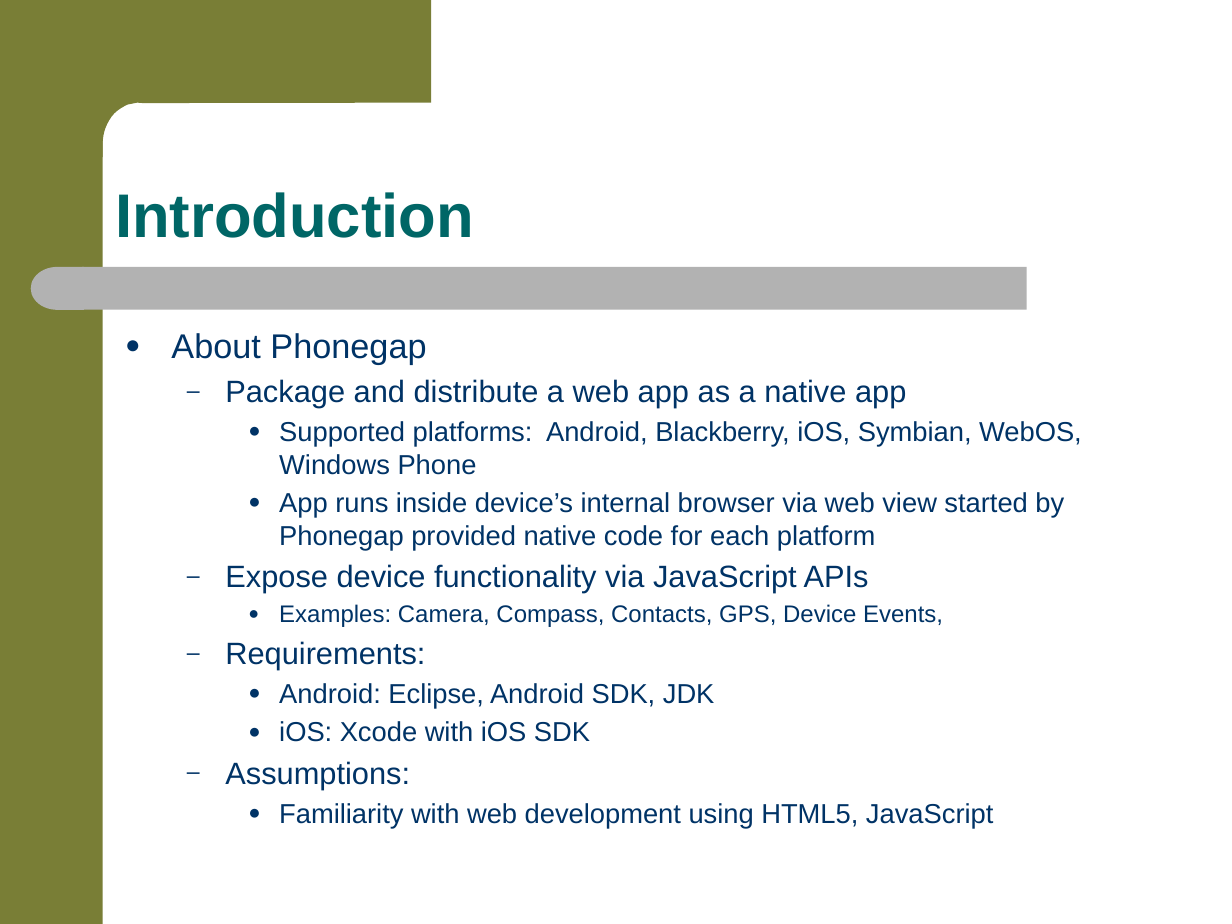
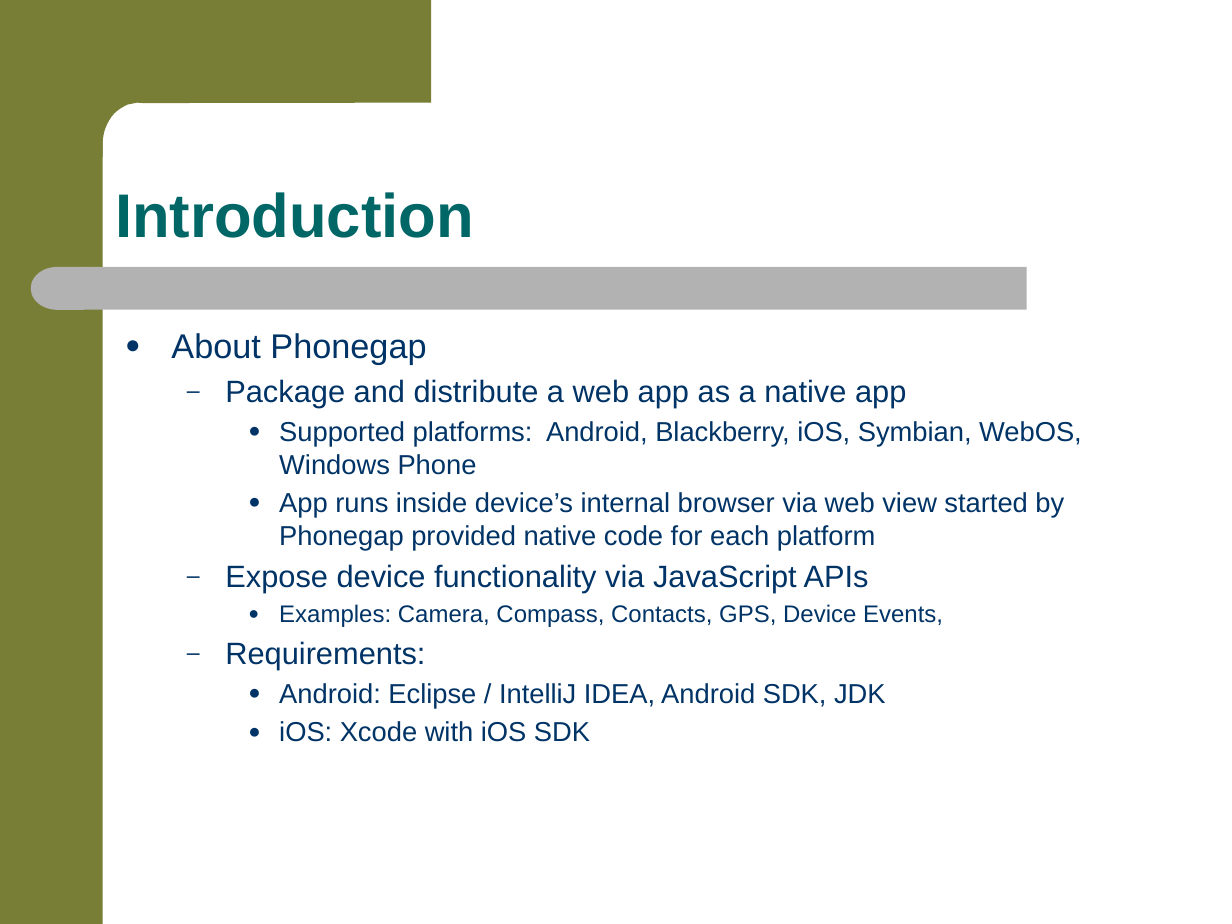
Before and after one commit to jkwuc89/RealPhonegapApp, a slide deck: slide 4 of RealWorldMobileAppDevelopment.pptx. Drawn at 1232x924 pixels with LibreOffice and Linux fonts; fonts in the diff are those of the drawing; background and template pictures are left out. Boxes give left, top, right and bottom in pixels: in the first picture for what was removed or moved away, otherwise in the second. Text is boxed around its words. In the diff, an @@ line names an element or a change of style, - is before the commit and + after.

```diff
--- a/RealWorldMobileAppDevelopment.pptx
+++ b/RealWorldMobileAppDevelopment.pptx
@@ text at (x1=279, y1=683, x2=886, y2=709): text changed @@
-    ● Android: Eclipse, Android SDK, JDK
+    ● Android: Eclipse / IntelliJ IDEA, Android SDK, JDK
@@ text at (x1=225, y1=761, x2=993, y2=829): paragraphs removed @@
-  – Assumptions:
-    ● Familiarity with web development using HTML5, JavaScript
```
Also in this commit, not shown: 11 other slides changed, 4 slides added.
